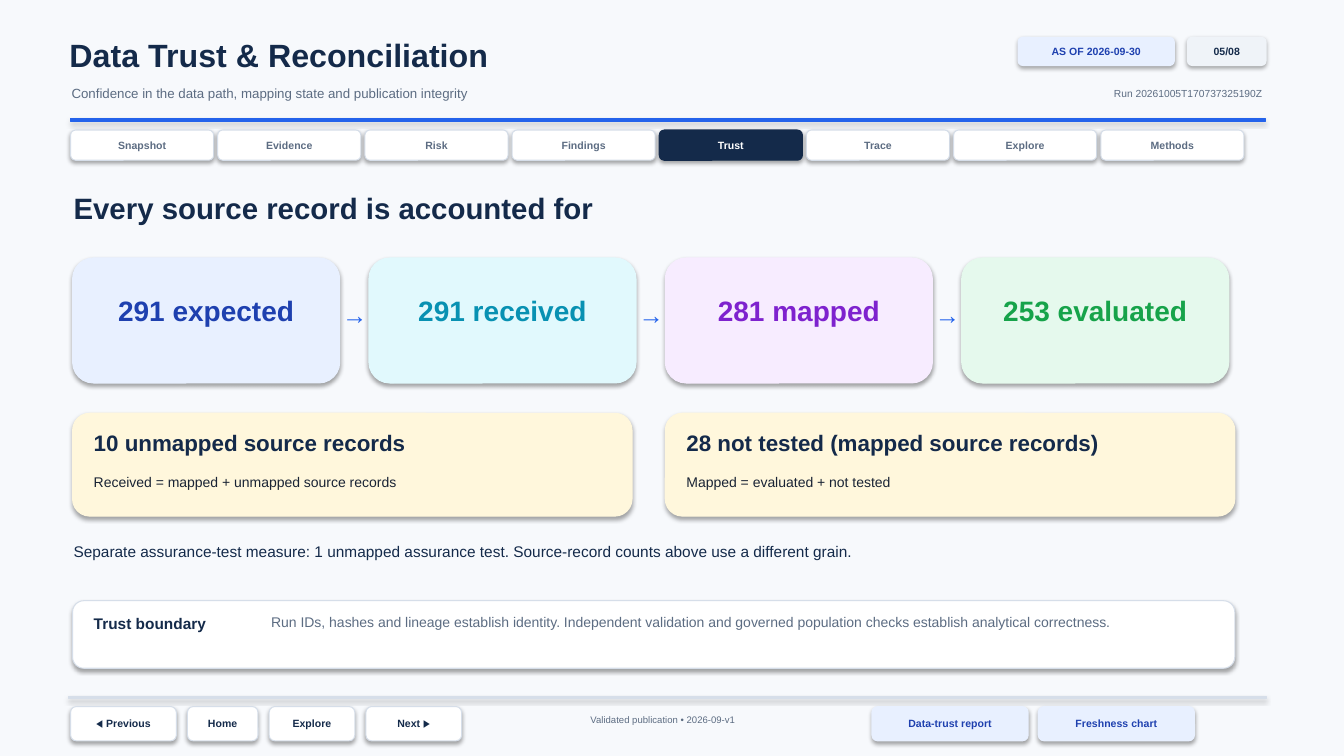
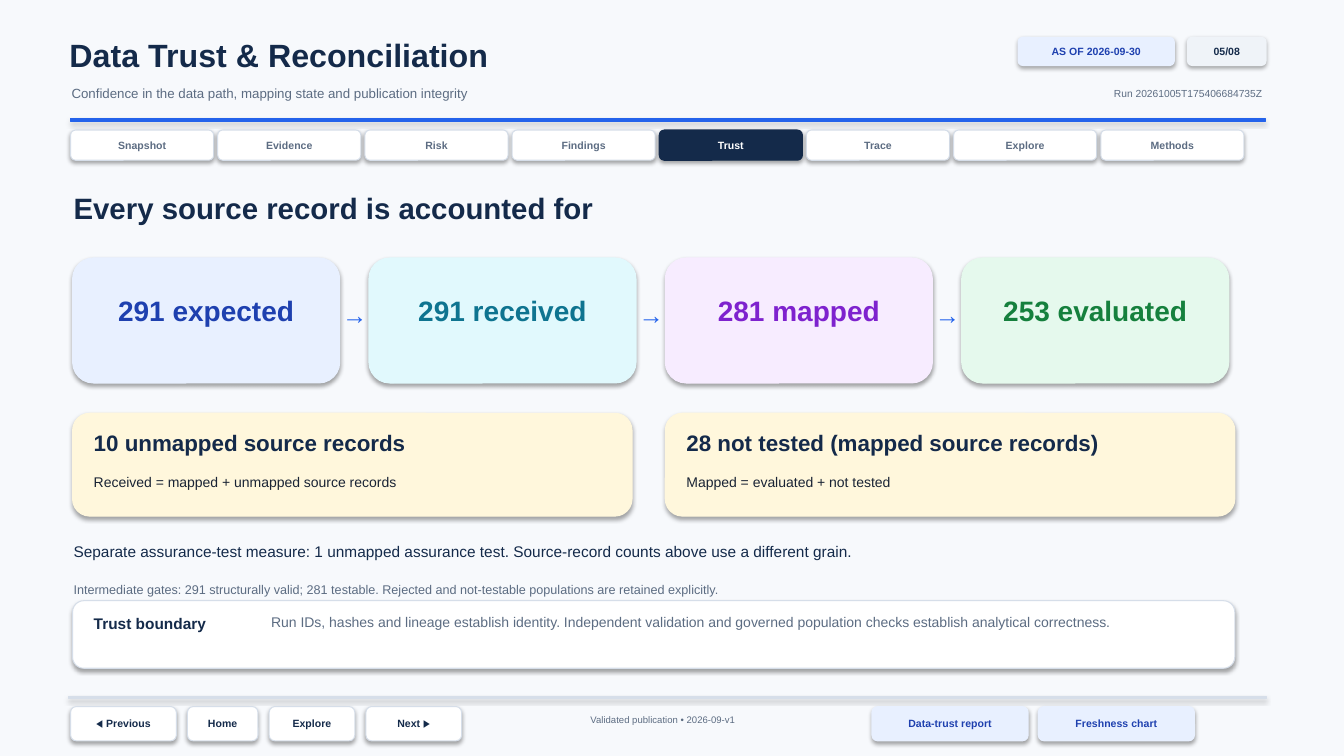
Before and after one commit to NadezhdaTzvetkova/experian-data-workflow, a slide deck: slide 5 of review/presentation/assurance_executive_report.pptx. Drawn at 1344x756 pixels with LibreOffice and Linux fonts; fonts in the diff are those of the drawing. Boxes give left, top, right and bottom in pixels: in the first picture for what was removed or moved away, otherwise in the second. Text is boxed around its words. In the diff, an @@ line names an element or a change of style, - is before the commit and + after.

```diff
--- a/review/presentation/assurance_executive_report.pptx
+++ b/review/presentation/assurance_executive_report.pptx
@@ text at box(1114, 90, 1263, 97): text changed @@
-Run 20261005T170737325190Z
+Run 20261005T175406684735Z
@@ text "291 received" at box(418, 300, 587, 322): text colour #0891B2 to #0E7490 @@
@@ text "253 evaluated" at box(1003, 300, 1187, 322): text colour #16A34A to #15803D @@
@@ text added at box(74, 585, 718, 597), 9 pt, text #5C6C82 @@
+Intermediate gates: 291 structurally valid; 281 testable. Rejected and not-testable populations are retained explicitly.
```
Also in this commit, not shown: 7 other slides changed, 21 other files.
